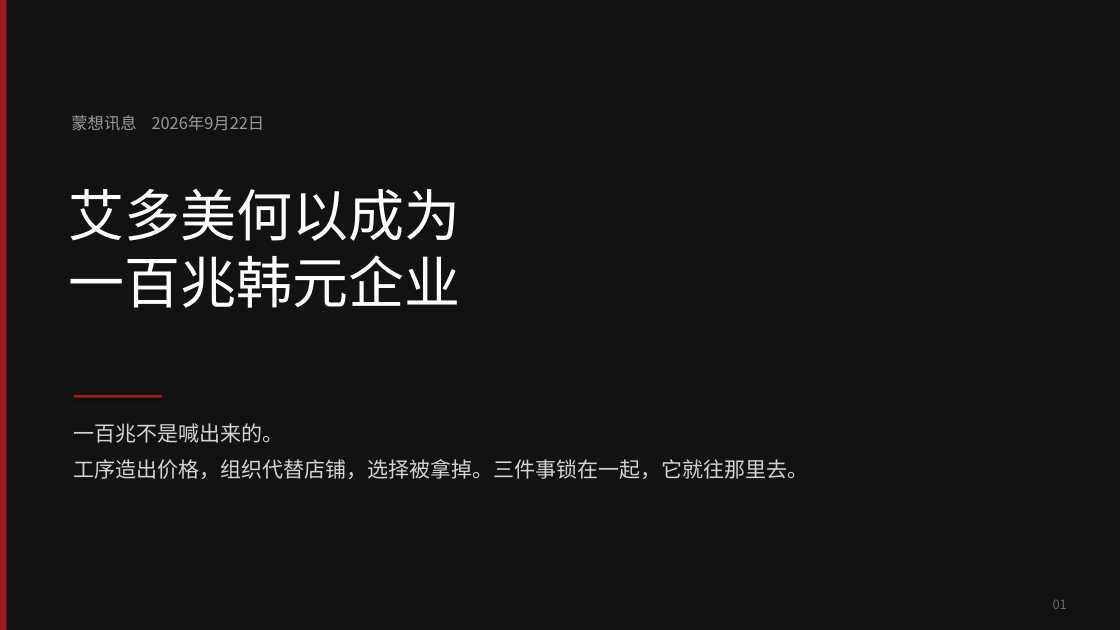
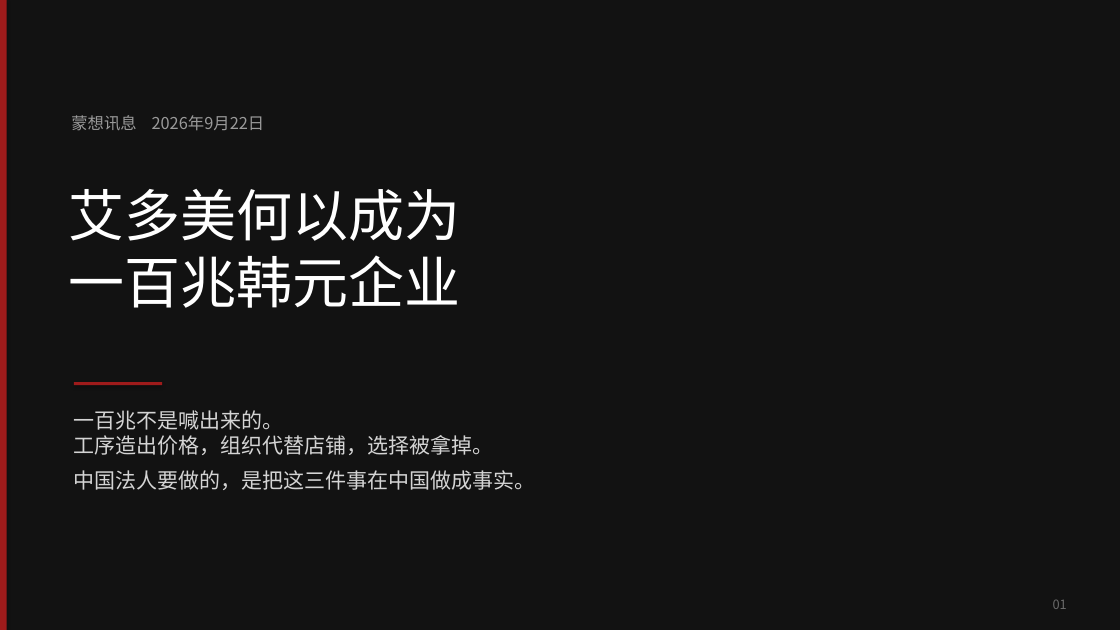
Before and after one commit to headshot9999/xiaoyi, a slide deck: slide 1 of 艾多美何以成为100兆韩元企业.pptx. Drawn at 1120x630 pixels with LibreOffice and Linux fonts; fonts in the diff are those of the drawing. Boxes give left, top, right and bottom in pixels: in the first picture for what was removed or moved away, otherwise in the second. Text is boxed around its words. In the diff, an @@ line names an element or a change of style, - is before the commit and + after.

```diff
--- a/艾多美何以成为100兆韩元企业.pptx
+++ b/艾多美何以成为100兆韩元企业.pptx
@@ rectangle: place and size @@
-rectangle at box(74, 395, 162, 398)
+rectangle at box(74, 382, 162, 386)
@@ text at box(74, 410, 536, 490): text changed @@
-一百兆不是喊出来的。
-工序造出价格，组织代替店铺，选择被拿掉。三件事锁在一起，它就往那里去。
+一百兆不是喊出来的。
+工序造出价格，组织代替店铺，选择被拿掉。
+中国法人要做的，是把这三件事在中国做成事实。
```
Also in this commit, not shown: 1 other slide changed, 3 slides added, 3 other files.
